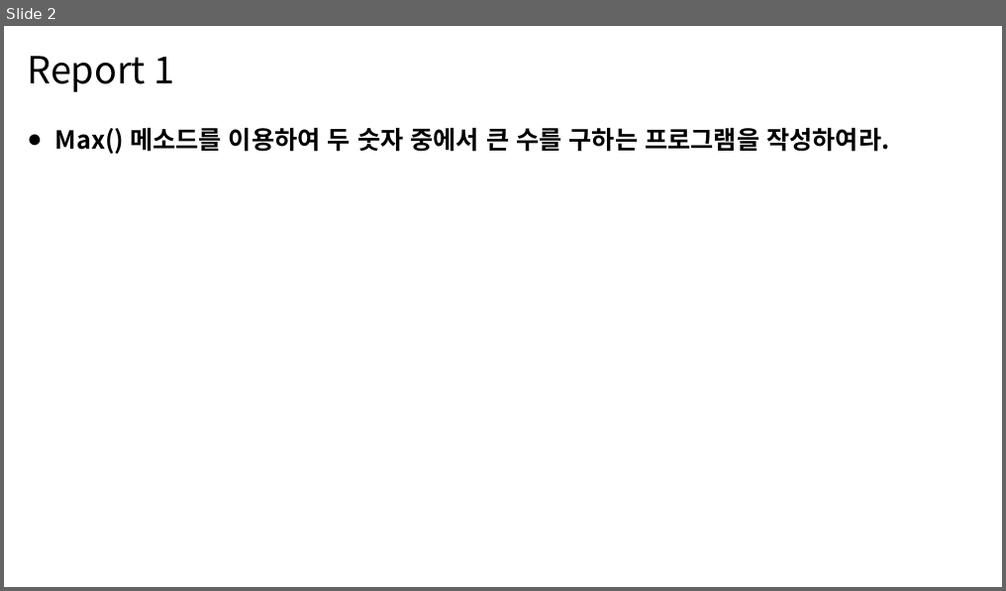
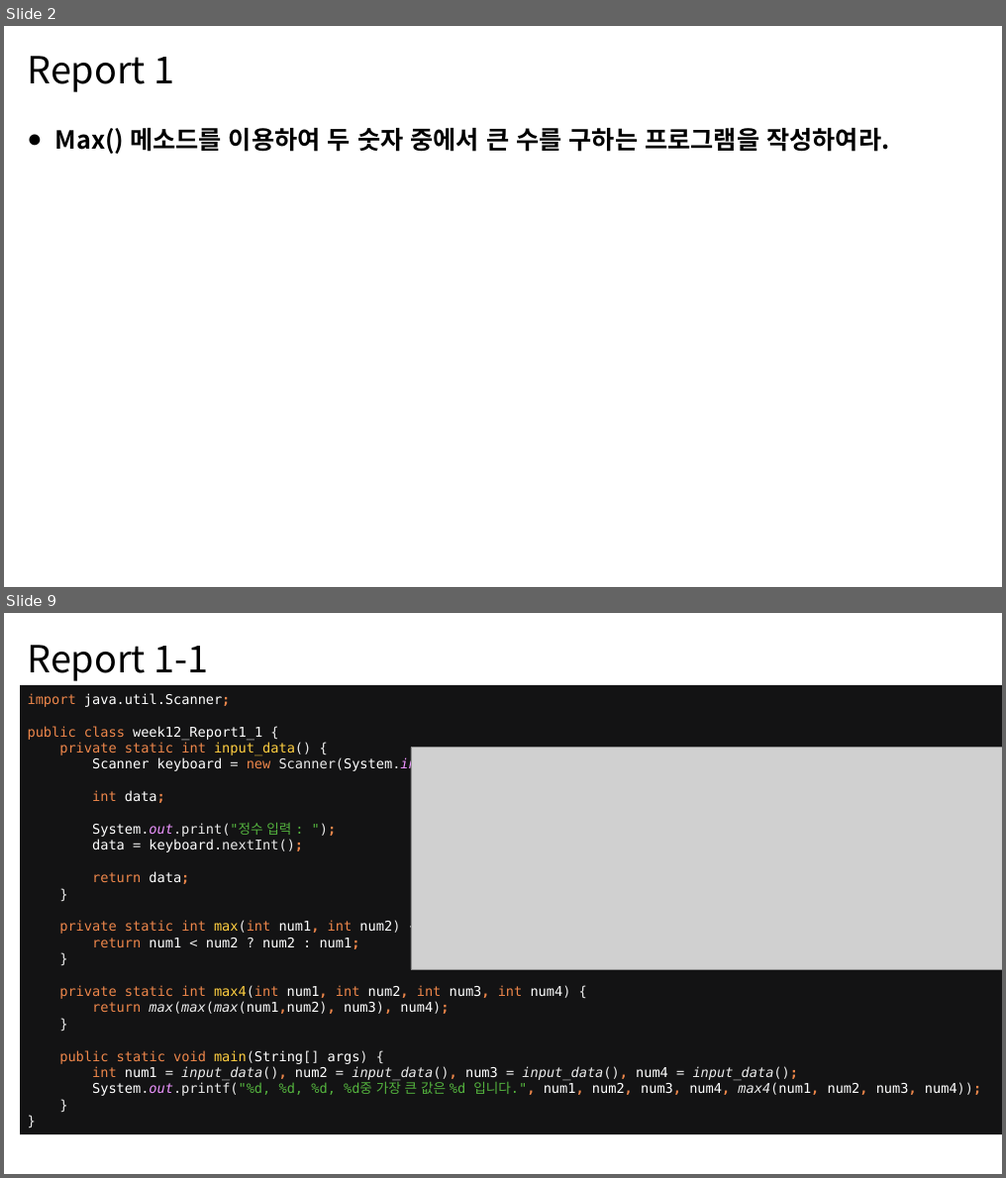
Before and after one commit to MDR-Evan/KBU-ProgrammingLanguageUtilization1, a slide deck: [과제]/[12주차]/12차-김진용-2301111.pptx. Shown one above the other, each under a label of ours: slide 2 before the commit, slides 2 and 9 after it; the slides between them are not shown. The pictures are 1006x591 and 1006x1178 pixels, drawn with LibreOffice and Linux fonts; fonts in the diff are those of the drawing; grey boxes stand for pictures. Boxes give left, top, right and bottom in pixels: in the first picture for what was removed or moved away, otherwise in the second. Text is boxed around its words. In the diff, an @@ line names an element or a change of style, - is before the commit and + after.

```diff
--- a/[과제]/[12주차]/12차-김진용-2301111.pptx
+++ b/[과제]/[12주차]/12차-김진용-2301111.pptx
@@ slide 9 added at box(4, 613, 1002, 1174), background #FFFFFF @@
@@ text added at box(27, 645, 209, 681), 36 pt, text #000000 @@
+Report 1-1
@@ rectangle added at box(20, 685, 1002, 1135), fill #131314, 13 pt, text #FFFFFF @@
+import java.util.Scanner;
+public class week12_Report1_1 {
+private static int input_data() {
+Scanner keyboard = new Scanner(System.in);
+int data;
+System.out.print("정수 입력 : ");
+data = keyboard.nextInt();
+return data;
+}
+private static int max(int num1, int num2) {
+return num1 < num2 ? num2 : num1;
+}
+private static int max4(int num1, int num2, int num3, int num4) {
+return max(max(max(num1,num2), num3), num4);
+}
+public static void main(String[] args) {
+int num1 = input_data(), num2 = input_data(), num3 = input_data(), num4 = input_data();
+System.out.printf("%d, %d, %d, %d중 가장 큰 값은 %d 입니다.", num1, num2, num3, num4, max4(num1, num2, num3, num4));
+}
+}
@@ picture added at box(411, 748, 1002, 970) @@
```
Also in this commit, not shown: 3 slides changed, 11 other slides added, 6 slides removed, 2 other files.
